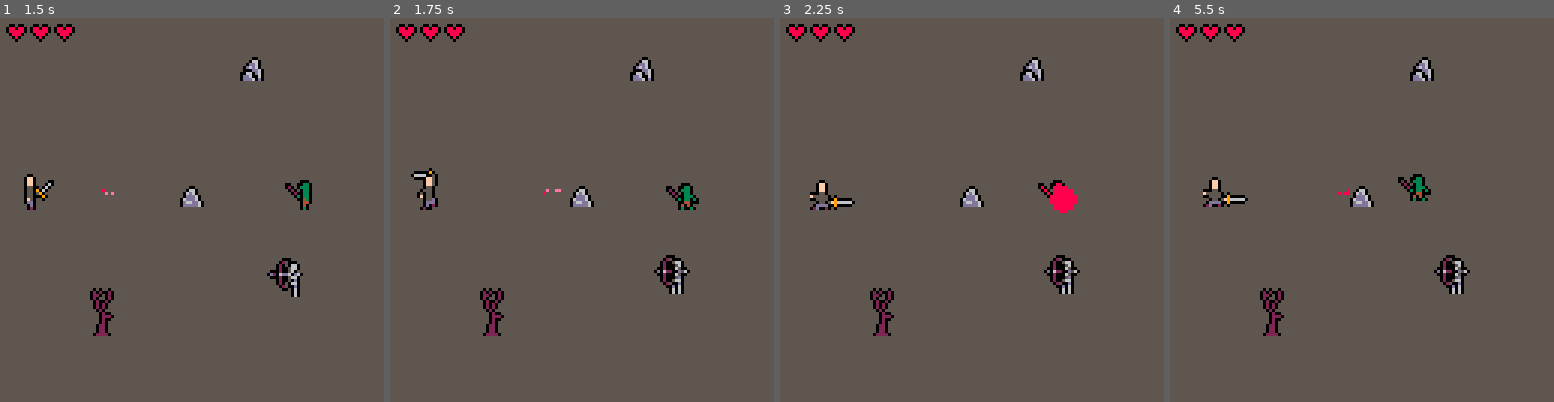
Above: before the commit, frames 1-4 (left to right).
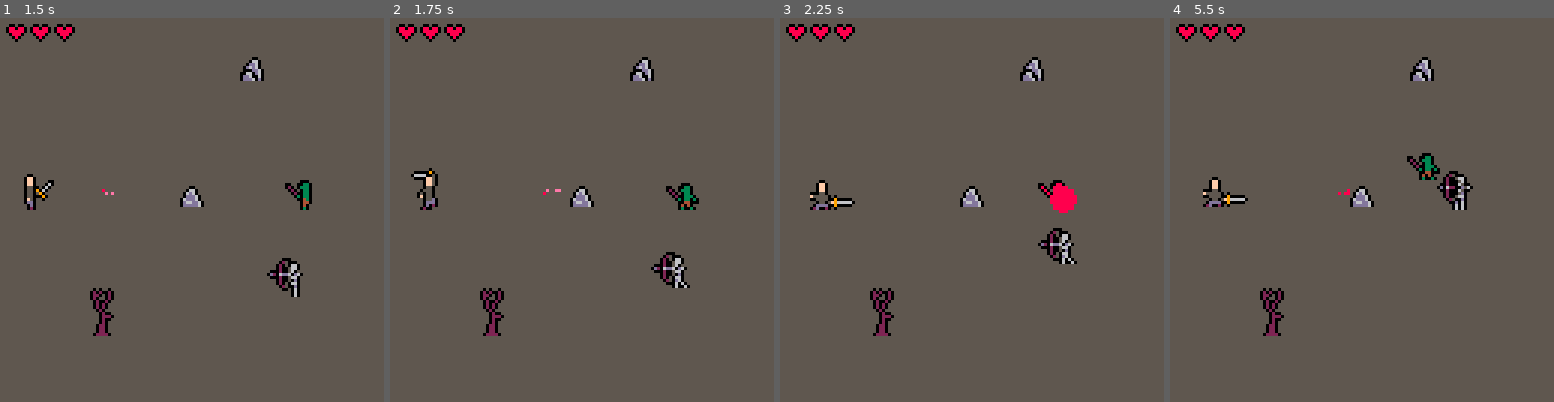
Above: after the commit, the same moments.

Repository: ironchestgames/pico-8-carts
Game: PICO-8 cartridge vvoe2.p8
Same seed, same stepped clock (60 frames per second), same inputs: the game is played once before the commit and once after it.
Inputs:
- Up to frame 1 (1.5 s): tap X (X key) at 0.33, 1.07 s; tap O (Z key) at 0.7 s
- Up to frame 2 (1.75 s): hold Right from 1.6 s (still down); tap O (Z key) at 1.7 s
- Up to frame 3 (2.25 s): tap X (X key) at 1.85 s; release Right at 2.1 s; tap O (Z key) at 2.1 s; hold Up from 2.15 s (still down)
- Up to frame 4 (5.5 s): release Up at 2.42 s; hold Right 2.47-3.03 s; tap O (Z key) every 0.4 s from 2.5 to 5.3 s; tap X (X key) at 2.97, 4.08, 5.2 s; hold Left 3.08-3.58 s; hold Down 3.63-3.97 s; hold Right 4.02-4.68 s; hold Up 4.73-5.03 s; hold Left from 5.08 s (still down)

Frame 1 is identical in both runs. In frame 2, 0.5% of the frame differs, in the area x 67-79%, y 60-72%; in frame 3, 1.0%; in frame 4, 1.8%, in the area x 59-79%, y 35-72%.

Commit message:
vvoe2 - fix archer movements

Diff:
--- a/vvoe2.p8
+++ b/vvoe2.p8
@@ -134,8 +134,8 @@
 end
 
 function dist(x1,y1,x2,y2)
- local dx,dy=x2-x1,y2-y1
- return sqrt(dx*dx+dy*dy)
+ local dx,dy=(x2-x1)*0.1,(y2-y1)*0.1
+ return sqrt(dx*dx+dy*dy)*10
 end
 
 function norm(n)
@@ -320,6 +320,13 @@
     frame=clone(arrowframes[a]),
     col=arrowcol,
    })
+
+   local _f=pfn('16,41,11,5,'..offsets)
+   _f.flipx=_a.flipx
+   _f.c,_f.col=4,attackcol
+   _f[5]=_f.flipx and _a.x-_f[3]-_f[5] or _a.x+_f[5]
+   _f[6]+=_a.y
+   add(vfxs,{_f})
 
    _sfx'5'
   end
@@ -442,7 +449,10 @@
   att_preprfm=60,
   att_postprfm=40,
   att_range=90,
-  prfmatt=bowattackskillfactory().perform,
+  prfmatt=bowattackskillfactory(
+   '-2,-10,',
+   7
+   ).perform,
   comfydist=40,
   idling={pfn'33,37,12,13,-3,-13,'},
   moving={animspd=0.18,pfn'33,37,12,13,-3,-13,',pfn'45,37,13,12,-4,-13,'},
@@ -1100,20 +1111,19 @@
  enemy=actors[curenemyi]
  if enemy and enemy != avatar and not enemy.removeme then
   enemy.att_range=enemy.att_range or 10
+  enemy.flipx=enemy.a > 0.25 and enemy.a < 0.75
 
   -- aggression vars
   disttoavatar=dist(enemy.x,enemy.y,avatar.x,avatar.y)
   ismovingoutofcollision=enemy.ismovingoutofcollision
   withinattackdist=disttoavatar <= enemy.att_range
-  isonyaxis=abs(avatar.y-enemy.y) < 4
+  isinvertical=abs(avatar.y-enemy.y) < 4
   haslostoavatar=true
-  -- todo: positioned on y-axis
   -- todo: colliding with bounds
   -- todo: colliding with other
   -- todo: colliding with avatar
   -- todo: colliding with prop
 
-  enemy.flipx=enemy.a > 0.25 and enemy.a < 0.75
 
   -- resolving effect
   if enemy.state=='recovering' then
@@ -1131,17 +1141,17 @@
     'moving',enemy.x+cos(enemy.a)*10,enemy.y+sin(enemy.a)*10,true,60,enemy.runspd
 
   -- attack
-  elseif enemy.state == 'attacking' or disttoavatar <= enemy.att_range and
-        (haslostoavatar or enemy.nolos) then
-   if enemy.laststate != 'attacking' then
-    enemy.curframe=1
-   end
+  elseif (enemy.att_range <= 10 or isinvertical) and
+        (enemy.state == 'attacking' or disttoavatar <= enemy.att_range and
+        (haslostoavatar or enemy.nolos)) then
    enemy.state,enemy.tarx,enemy.tary='attacking',avatar.x,avatar.y
+   enemy.a=atan2(enemy.tarx-enemy.x,enemy.tary-enemy.y)
+   enemy.flipx=avatar.x-enemy.x < 0 -- todo
 
   -- colliding w wall, move out of
   elseif enemy.wallcollisiondx then
    enemy.a=atan2(
-     enemy.x+enemy.wallcollisiondx-enemy.x,
+     enemy.x+enemy.wallcollisiondx-enemy.x, -- todo: remove silly math
      enemy.y+enemy.wallcollisiondy-enemy.y)+rnd(0.2)-0.1
    enemy.state,enemy.tarx,enemy.tary,enemy.ismovingoutofcollision,enemy.state_c,enemy.spd=
     'moving',enemy.x+cos(enemy.a)*10,enemy.y+sin(enemy.a)*10,true,60,enemy.runspd
@@ -1155,6 +1165,20 @@
    enemy.state,enemy.tarx,enemy.tary,enemy.ismovingoutofcollision,enemy.state_c,enemy.spd=
     'moving',enemy.x+cos(enemy.a)*10,enemy.y+sin(enemy.a)*10,true,60,enemy.runspd
 
+  -- moving vertical to get into range on vertical axis
+  elseif withinattackdist and enemy.att_range > 10 and not isinvertical then
+   enemy.state,
+   enemy.state_c,
+   enemy.ismovingoutofcollision,
+   enemy.tarx,
+   enemy.tary=
+    'moving',
+    30,
+    true,
+    enemy.x+rnd(8)-4,
+    avatar.y
+   enemy.flipx=avatar.x-enemy.x < 0 -- todo
+
   -- set avatar position as tar, move there
   elseif haslostoavatar then
    enemy.state,enemy.tarx,enemy.tary,enemy.spd=
@@ -1170,9 +1194,9 @@
    enemy.a=rnd()
    enemy.state,enemy.tarx,enemy.tary,enemy.spd=
     'moving',enemy.x+cos(enemy.a)*10,enemy.y+sin(enemy.a)*10,enemy.runspd*0.5
-   if enemy.onroam then
-    enemy.onroam(enemy)
-   end
+   -- if enemy.onroam then
+   --  enemy.onroam(enemy)
+   -- end
   end
  end
 
@@ -1342,7 +1366,7 @@
   _a.x+=_dx
   _a.y+=_dy
   _a.x=mid(0,_a.x,128)
-  _a.y=mid(0,_a.y,128)
+  _a.y=mid(10,_a.y,128)
   _a.dx,_a.dy=0,0
  end
 
@@ -1979,11 +2003,11 @@
 bbbbbbbbbbbb77777b08880bbbbbbbbbbbb000520bbbbbbb000520bbbbb0056000200bb000605020bbbbbbbbbbbbbbbbbbbbbbbbbbbbbbbbbbbbbbbbbbbbbbbb
 bbbbbbbbbbbbbbbb7bb080bbbbbbbbbbbb06605020bbbbb06605020bbb065d002260d0066d005060bbbbbbbbbbbbbbbbbbbbbbbbbbbbbbbbbbbbbbbbbbbbbbbb
 bbbbbbbbbbbb00bbbbbb0bbbbbbbbbbbbb06650020bbbbb06650020bbbb0056000200bb006605020bbbbbbbbbbbbbbbbbbbbbbbbbbbbbbbbbbbbbbbbbbbbbbbb
-bbb00bbbbbb0660bbbbbbbbbbbbbbbbbbbb065002000bbbb065002000bbb0d500020bbbb0d005020bbbbbbbbbbbbbbbbbbbbbbbbbbbbbbbbbbbbbbbbbbbbbbbb
-bb0660bbbb0dd60bbbbbbbbbbbbbbbbbb06d06dd602d0b06d06dd602d0bb06650020bbbb06605020bbbbbbbbbbbbbbbbbbbbbbbbbbbbbbbbbbbbbbbbbbbbbbbb
-b06d60bbb0d6d60bbbbbbbbbbbbbbbbbbb0665002000bbb0665002000bbb0d00520bbbbb0d00520bbbbbbbbbbbbbbbbbbbbbbbbbbbbbbbbbbbbbbbbbbbbbbbbb
-b0ddd60bb000dd60bbbbbbbbbbbbbbbbbb0d050020bbbbb0d050020bbbbb060d00bbbbbb060d00bbbbbbbbbbbbbbbbbbbbbbbbbbbbbbbbbbbbbbbbbbbbbbbbbb
-06ddd60b00660d60bbbbbbbbbbbbbbbbbb06605020bbbbb06605020bbbbb06060bbbbbbb06060bbbbbbbbbbbbbbbbbbbbbbbbbbbbbbbbbbbbbbbbbbbbbbbbbbb
+bbb00bbbbbb0660bbbbb777bbbbbbbbbbbb065002000bbbb065002000bbb0d500020bbbb0d005020bbbbbbbbbbbbbbbbbbbbbbbbbbbbbbbbbbbbbbbbbbbbbbbb
+bb0660bbbb0dd60bbb7777777bbbbbbbb06d06dd602d0b06d06dd602d0bb06650020bbbb06605020bbbbbbbbbbbbbbbbbbbbbbbbbbbbbbbbbbbbbbbbbbbbbbbb
+b06d60bbb0d6d60b77777777777bbbbbbb0665002000bbb0665002000bbb0d00520bbbbb0d00520bbbbbbbbbbbbbbbbbbbbbbbbbbbbbbbbbbbbbbbbbbbbbbbbb
+b0ddd60bb000dd60bbb7777777bbbbbbbb0d050020bbbbb0d050020bbbbb060d00bbbbbb060d00bbbbbbbbbbbbbbbbbbbbbbbbbbbbbbbbbbbbbbbbbbbbbbbbbb
+06ddd60b00660d60bbbbb777bbbbbbbbbb06605020bbbbb06605020bbbbb06060bbbbbbb06060bbbbbbbbbbbbbbbbbbbbbbbbbbbbbbbbbbbbbbbbbbbbbbbbbbb
 0d66dd600dd60060bbbbbbbbbbbbbbbbbb0d00520bbbbbb06d0520bbbbbb06060bbbbbbb06060bbbbbbbbbbbbbbbbbbbbbbbbbbbbbbbbbbbbbbbbbbbbbbbbbbb
 0ddddd600ddd60d0bbbbbbbbbbbbbbbbbb060b00bbbbbb0606000bbbbbbbbbbbbbbbbbbbbbbbbbbbbbbbbbbbbbbbbbbbbbbbbbbbbbbbbbbbbbbbbbbbbbbbbbbb
 b0b0bb0bbbbbbbbbbbbbbbbbbbbbbbbbbb060bbbbbbbb060060bbbbbbbbbbbbbbbbbbbbbbbbbbbbbbbbbbbbbbbbbbbbbbbbbbbbbbbbbbbbbbbbbbbbbbbbbbbbb
